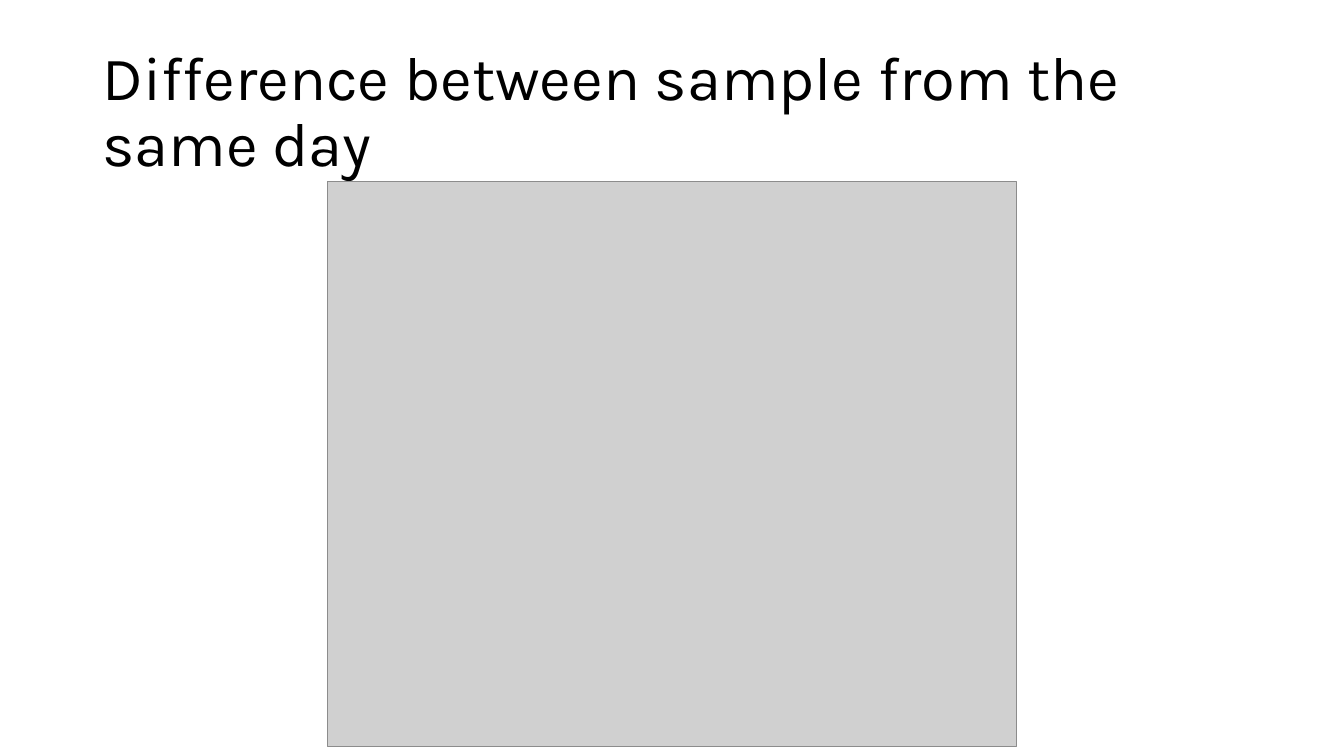
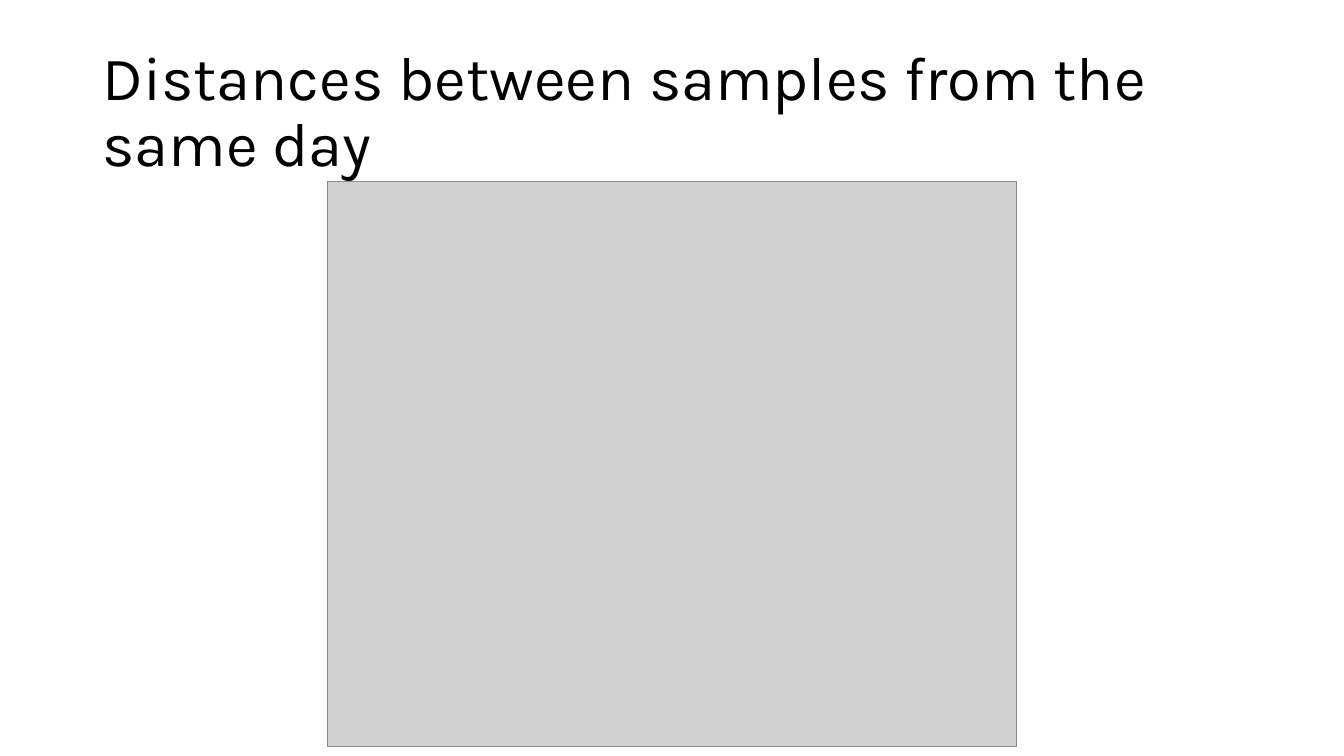
Before and after one commit to yuvaldotan/workshop_microbiome, a slide deck: slide 5 of Milestone 1.pptx (slide 4 before the commit). Drawn at 1344x756 pixels with LibreOffice and Linux fonts; fonts in the diff are those of the drawing; grey boxes stand for pictures. Boxes give left, top, right and bottom in pixels: in the first picture for what was removed or moved away, otherwise in the second. Text is boxed around its words. In the diff, an @@ line names an element or a change of style, - is before the commit and + after.

```diff
--- a/Milestone 1.pptx
+++ b/Milestone 1.pptx
@@ title at <box>102,57,1146,181</box>: text changed @@
-Difference between sample from the same day
+Distances between samples from the same day
```
Also in this commit, not shown: 1 other slide changed, 1 slide added.
